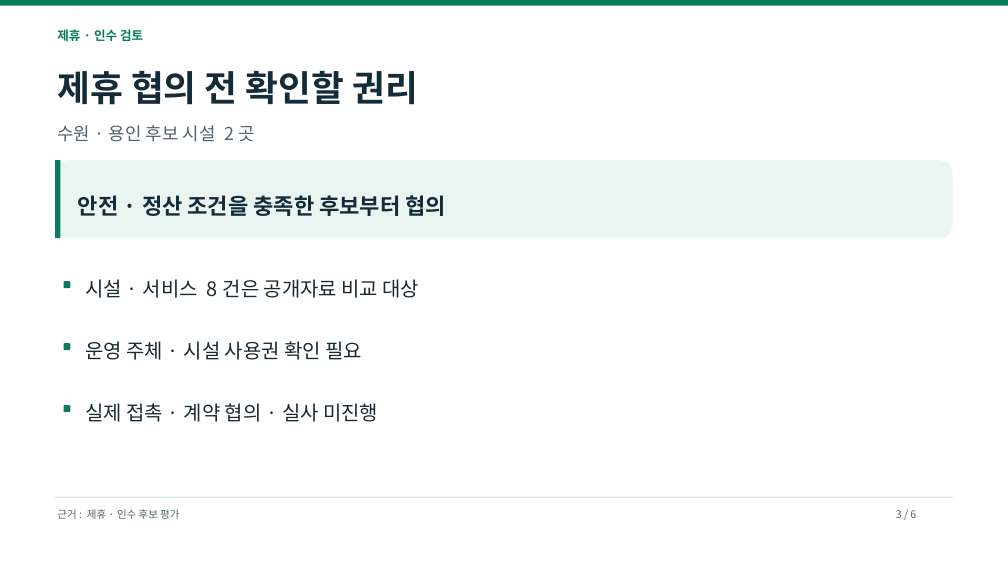
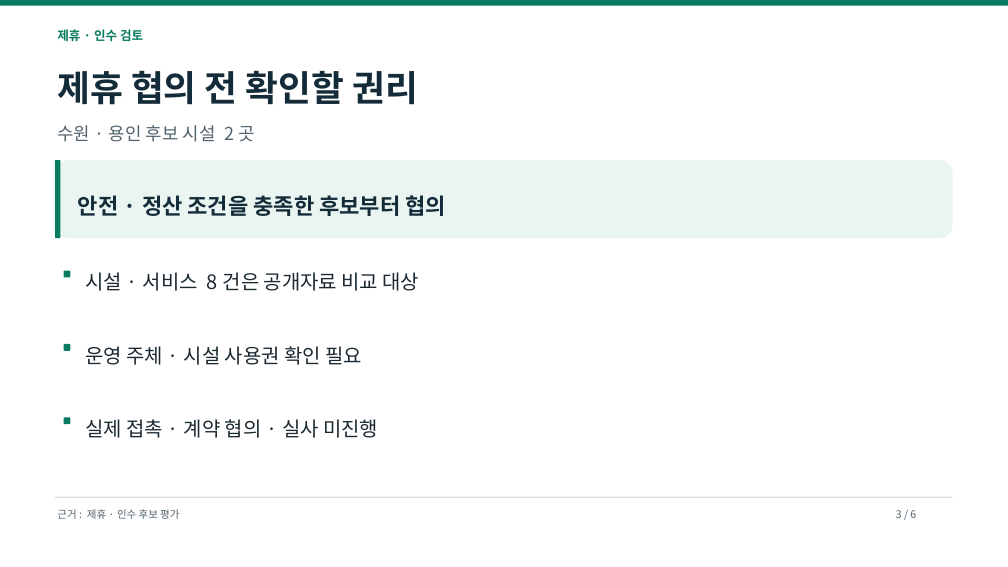
Before and after one commit to dohyunkimmm/footmate-case-study, a slide deck: slide 3 of src/case-study/downloads/footmate_strategy_p0_p2.pptx. Drawn at 1008x567 pixels with LibreOffice and Linux fonts; fonts in the diff are those of the drawing. Boxes give left, top, right and bottom in pixels: in the first picture for what was removed or moved away, otherwise in the second. Text is boxed around its words. In the diff, an @@ line names an element or a change of style, - is before the commit and + after.

Commit message:
본문과 발표자료의 정보 밀도 개선 (#64)

```diff
--- a/src/case-study/downloads/footmate_strategy_p0_p2.pptx
+++ b/src/case-study/downloads/footmate_strategy_p0_p2.pptx
@@ text "시설·서비스 8건은 공개자료 비교 대상": place and size @@
-text "시설·서비스 8건은 공개자료 비교 대상" at <box>85,279,420,298</box>
+text "시설·서비스 8건은 공개자료 비교 대상" at <box>85,272,420,291</box>
@@ rounded rectangle: place and size @@
-rounded rectangle at <box>64,281,70,288</box>
+rounded rectangle at <box>64,271,70,278</box>
@@ text "운영 주체·시설 사용권 확인 필요": place and size @@
-text "운영 주체·시설 사용권 확인 필요" at <box>85,341,362,360</box>
+text "운영 주체·시설 사용권 확인 필요" at <box>85,346,362,365</box>
@@ rounded rectangle: place and size @@
-rounded rectangle at <box>64,405,70,412</box>
+rounded rectangle at <box>64,417,70,424</box>
@@ text "실제 접촉·계약 협의·실사 미진행": place and size @@
-text "실제 접촉·계약 협의·실사 미진행" at <box>85,403,378,422</box>
+text "실제 접촉·계약 협의·실사 미진행" at <box>85,419,378,438</box>
```
Also in this commit, not shown: 1 other slide changed, 16 other files.
